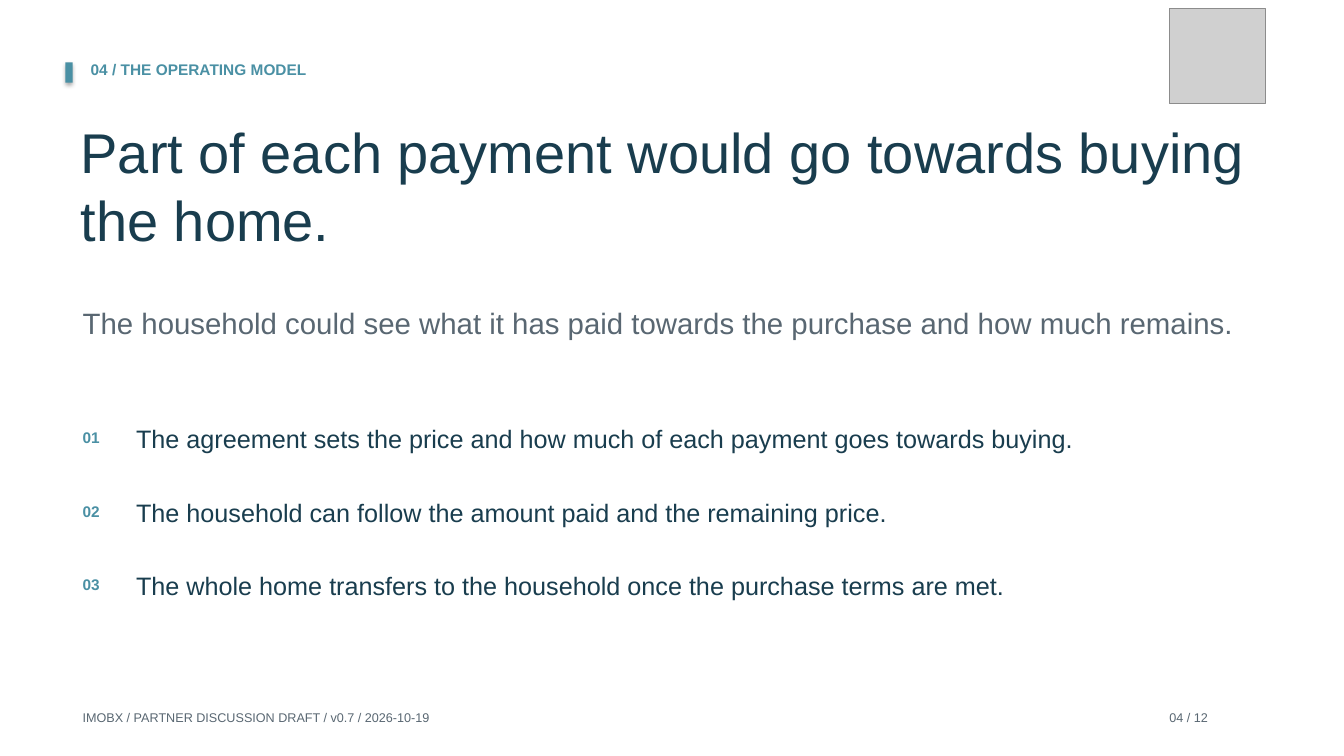
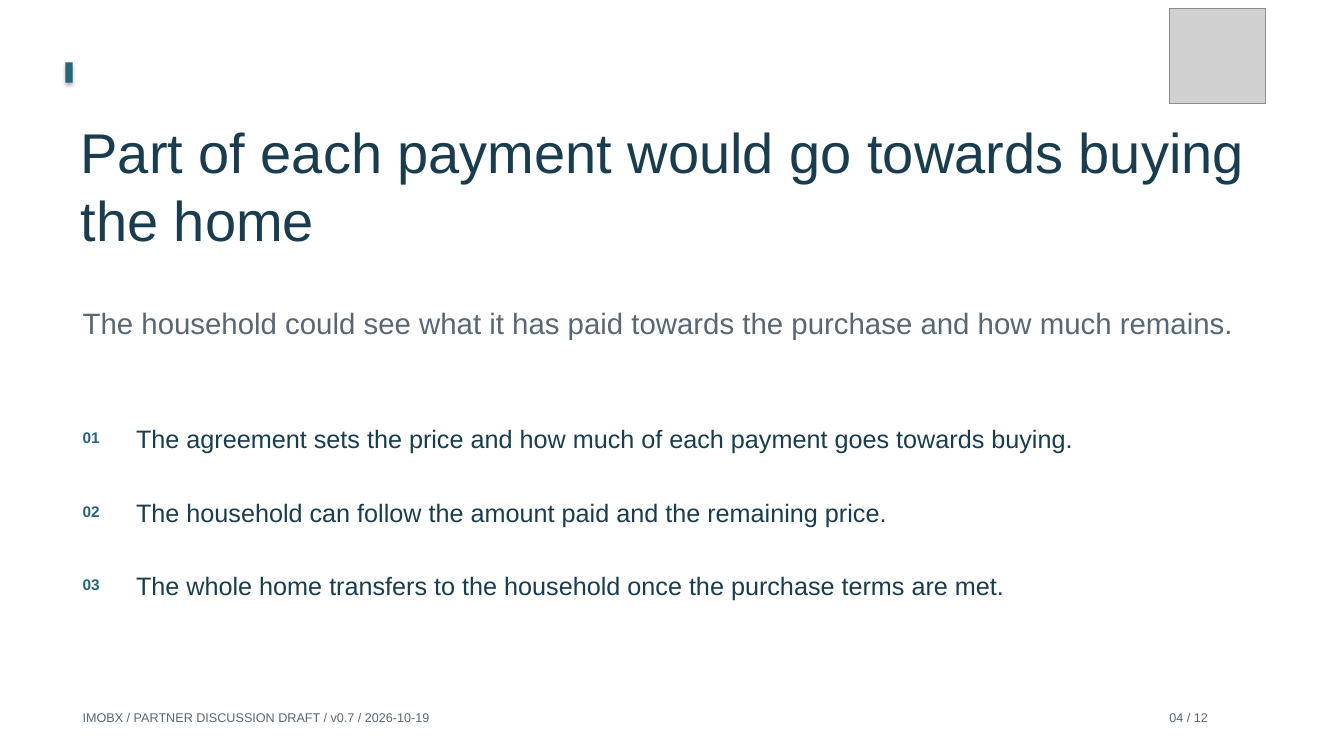
Before and after one commit to Siah-kin/imobx-website, a slide deck: slide 4 of pitchdeck.pptx. Drawn at 1344x756 pixels with LibreOffice and Linux fonts; fonts in the diff are those of the drawing; grey boxes stand for pictures. Boxes give left, top, right and bottom in pixels: in the first picture for what was removed or moved away, otherwise in the second. Text is boxed around its words. In the diff, an @@ line names an element or a change of style, - is before the commit and + after.

```diff
--- a/pitchdeck.pptx
+++ b/pitchdeck.pptx
@@ rectangle at (x1=66, y1=63, x2=73, y2=83): fill #4A90A4 to #276578 @@
@@ text removed at (x1=91, y1=64, x2=307, y2=75) @@
-04 / THE OPERATING MODEL
@@ text at (x1=81, y1=132, x2=1244, y2=242): text changed @@
-Part of each payment would go towards buying the home.
+Part of each payment would go towards buying the home
@@ text colour #4A90A4 to #276578 in 3 elements at (x1=83, y1=432, x2=100, y2=443), (x1=83, y1=506, x2=100, y2=517), (x1=83, y1=579, x2=100, y2=590) @@
```
Also in this commit, not shown: 11 other slides changed, 38 other files.
